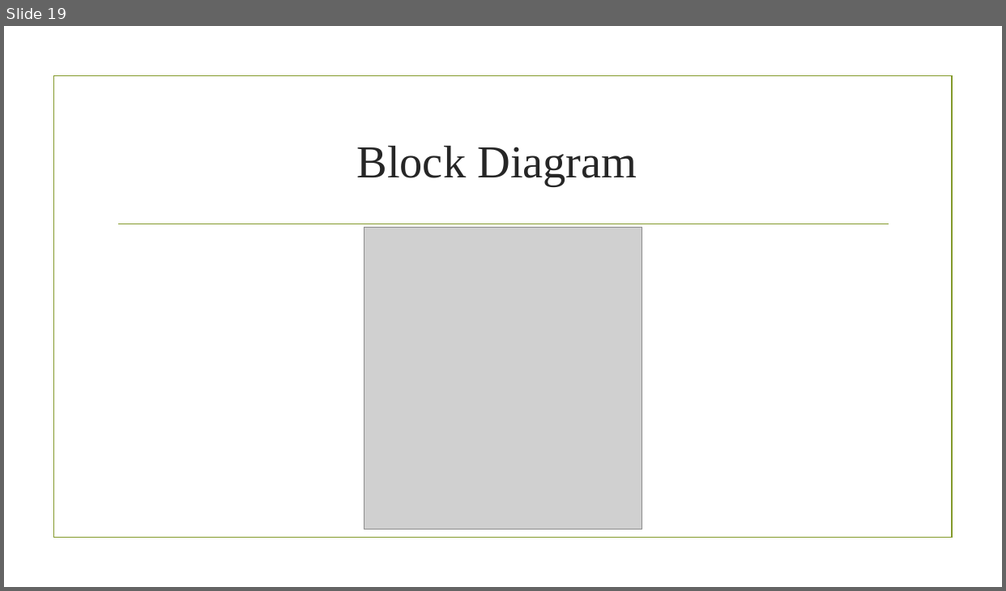
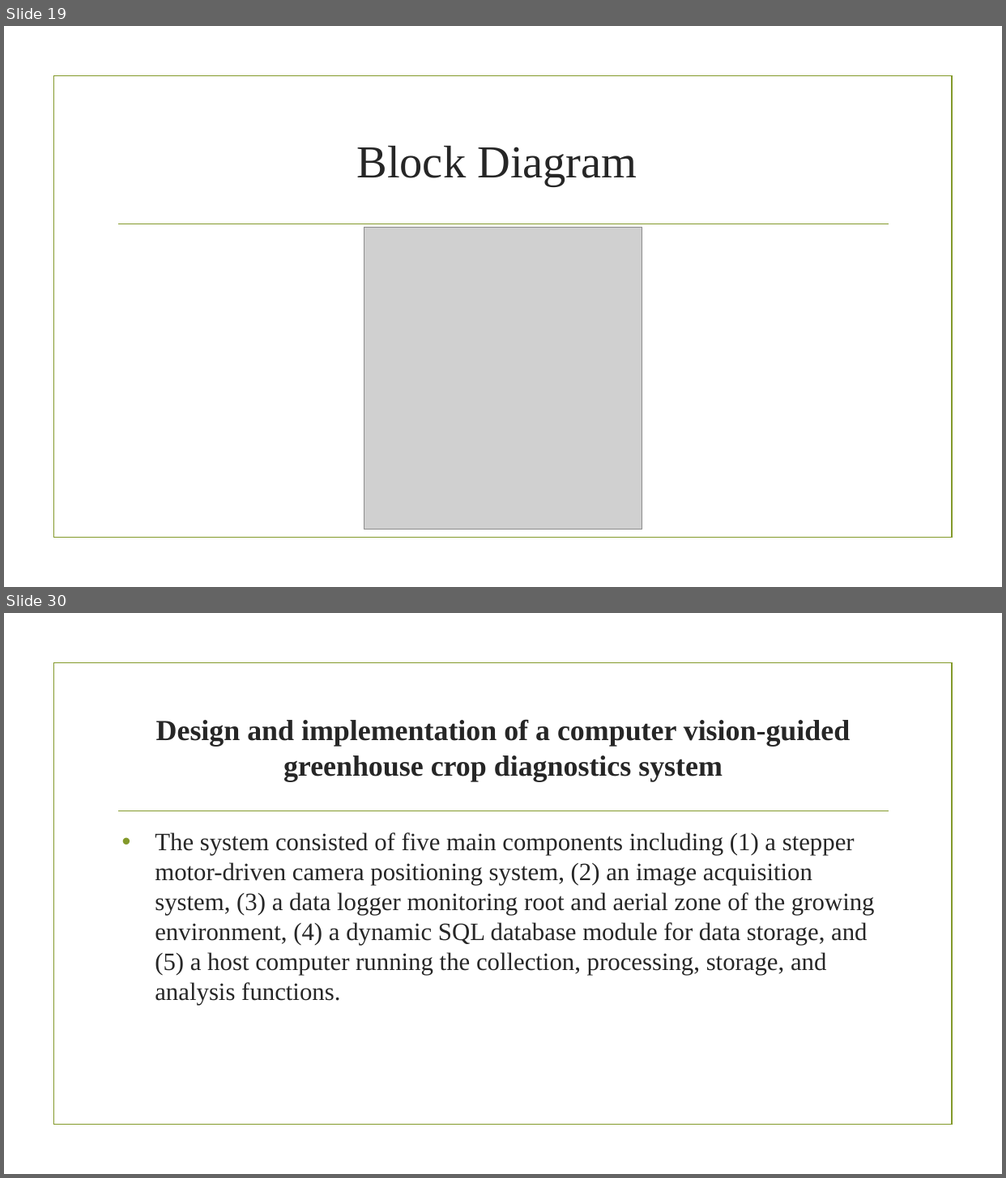
Before and after one commit to aminabyaneh/smart-greenhouse, a slide deck: docs/slides/Smart_Greenhouse_NO1.pptx. Shown one above the other, each under a label of ours: slide 19 before the commit, slides 19 and 30 after it; the slides between them are not shown. The pictures are 1006x591 and 1006x1178 pixels, drawn with LibreOffice and Linux fonts; fonts in the diff are those of the drawing; grey boxes stand for pictures; background and template pictures are left out. Boxes give left, top, right and bottom in pixels: in the first picture for what was removed or moved away, otherwise in the second. Text is boxed around its words. In the diff, an @@ line names an element or a change of style, - is before the commit and + after.

```diff
--- a/docs/slides/Smart_Greenhouse_NO1.pptx
+++ b/docs/slides/Smart_Greenhouse_NO1.pptx
@@ slide 30 added at (4, 613, 1002, 1174), background picture (left out); not listed: 2 template elements that a slide beside it also shows @@
@@ title added at (156, 719, 850, 781), 28 pt, text #262626, bold @@
+Design and implementation of a computer vision-guided greenhouse crop diagnostics system
@@ text added at (155, 833, 875, 1005), 24 pt, text #262626 @@
+• The system consisted of five main components including (1) a stepper motor-driven camera positioning system, (2) an image acquisition system, (3) a data logger monitoring root and aerial zone of the growing environment, (4) a dynamic SQL database module for data storage, and (5) a host computer running the collection, processing, storage, and analysis functions.
```
Also in this commit, not shown: 14 other slides added, 2 other files.
